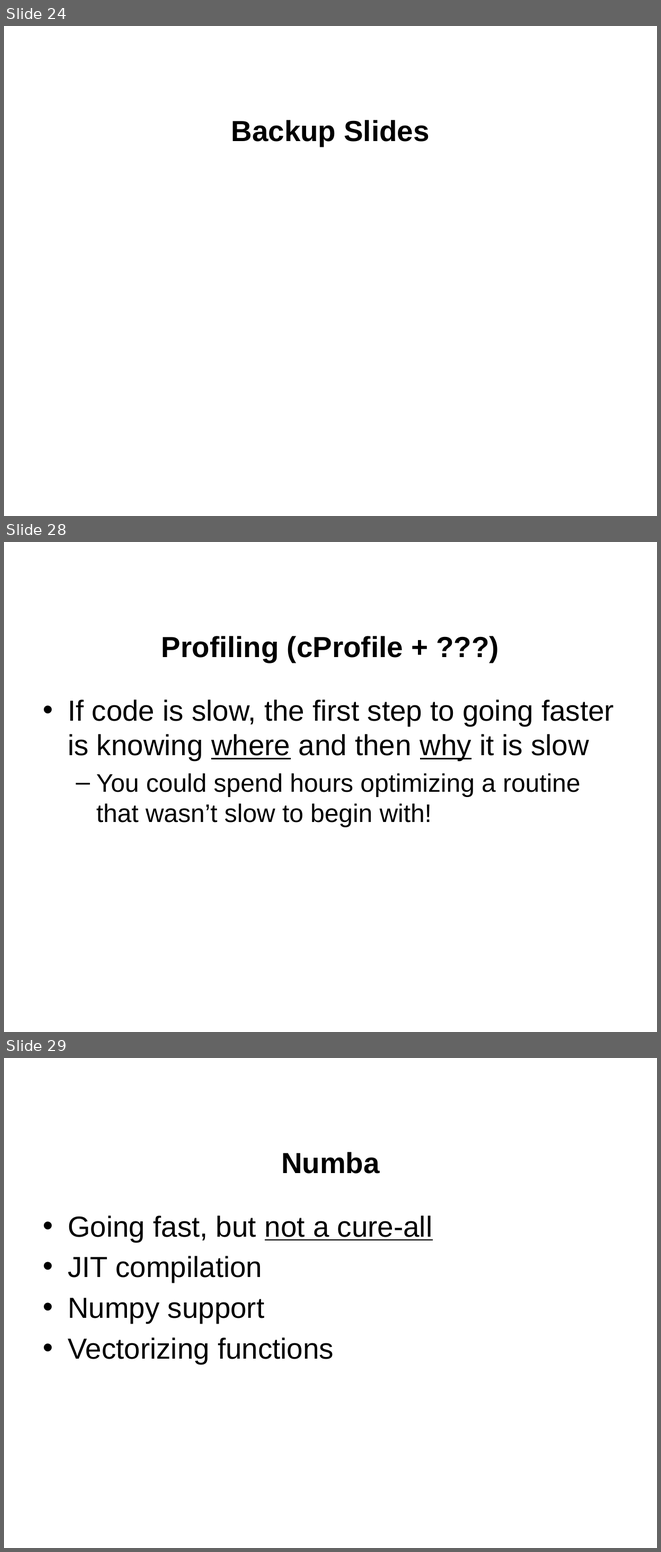
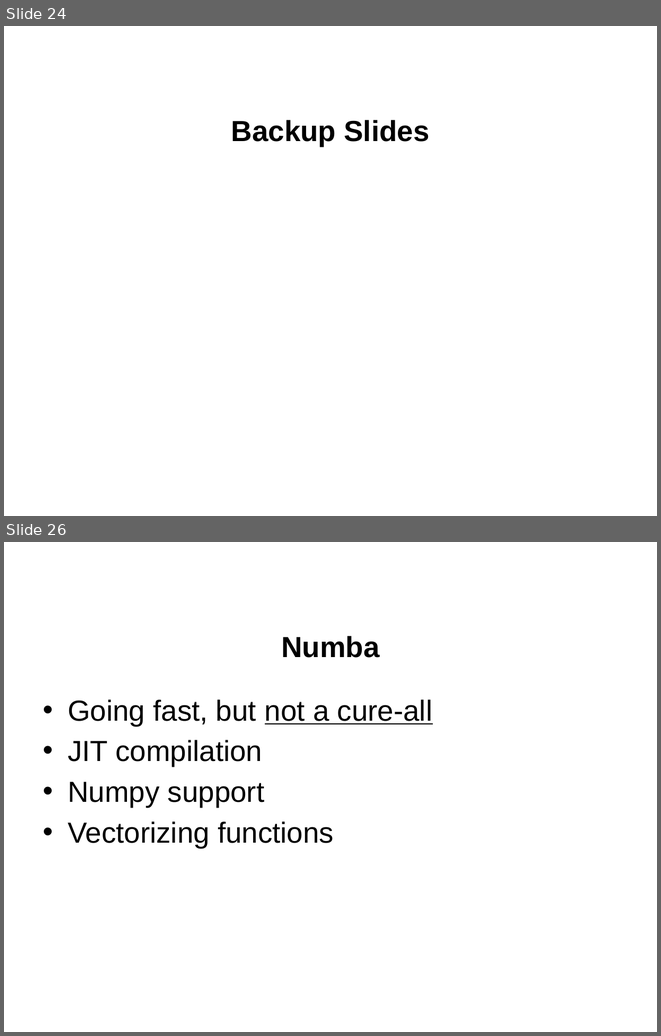
Before and after one commit to jgerity/talks, a slide deck: 2016/computing_workgroup/python_modules/python_scientific_modules.pptx. Shown one above the other, each under a label of ours: slides 24, 28 and 29 before the commit, slides 24 and 26 after it; the slides between them are not shown. The pictures are 661x1552 and 661x1036 pixels, drawn with LibreOffice and Linux fonts; fonts in the diff are those of the drawing; background and template pictures are left out. Boxes give left, top, right and bottom in pixels: in the first picture for what was removed or moved away, otherwise in the second. Text is boxed around its words. In the diff, an @@ line names an element or a change of style, - is before the commit and + after.

```diff
--- a/2016/computing_workgroup/python_modules/python_scientific_modules.pptx
+++ b/2016/computing_workgroup/python_modules/python_scientific_modules.pptx
@@ slide 28 removed at bbox=[4, 542, 657, 1032], background picture (left out) @@
@@ title removed at bbox=[161, 636, 403, 662] @@
-Profiling (cProfile + ???)
@@ text removed at bbox=[68, 699, 614, 827] @@
-• If code is slow, the first step to going faster is knowing where and then why it is slow
-  – You could spend hours optimizing a routine that wasn’t slow to begin with!
@@ what was slide 29 is now slide 26 @@
```
Also in this commit, not shown: 7 slides changed, 1 slide added, 4 other slides removed.
